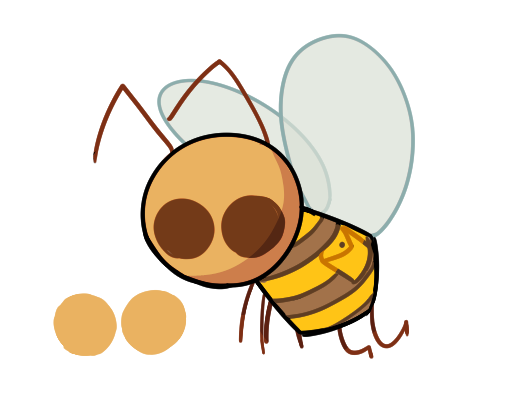
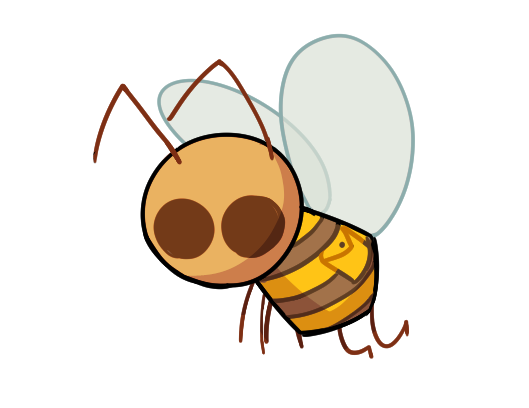
The second 529 x 408 image is a revision of the first. Changes to its layers:
removed layer "Layer 1 Copy" from group "Folder 5" over [121, 289, 187, 355]
removed layer "Layer 1" from group "Folder 5" over [53, 293, 117, 356]
added layer "Layer 5 Copy" in group "Folder 1" over [218, 60, 222, 67]
added layer "Layer 5 Copy 2" in group "Folder 1" over [120, 83, 127, 92]
added layer "Layer 5 Copy 3" in group "Folder 1" over [218, 60, 275, 161]
added layer "Layer 5 Copy 4" in group "Folder 1" over [121, 83, 182, 165]
painted on "Layer 5" over [120, 60, 275, 164]
removed layer "Layer 1 Copy 2" from group "Folder 2" over [259, 241, 375, 337]
removed layer "Layer 6" from group "Folder 2" over [259, 241, 375, 325]
painted on "Layer 7" over [259, 241, 375, 337]
added layer "Layer 4 Copy" in group "Folder 5" over [369, 298, 373, 308]
added layer "Layer 4 Copy 3" in group "Folder 5" over [293, 284, 304, 331]
added layer "Layer 4 Copy 4" in group "Folder 5" over [263, 268, 283, 344]
added layer "Layer 4 Copy 5" in group "Folder 5" over [262, 304, 265, 344]
painted on "Layer 4" over [260, 268, 375, 344]
